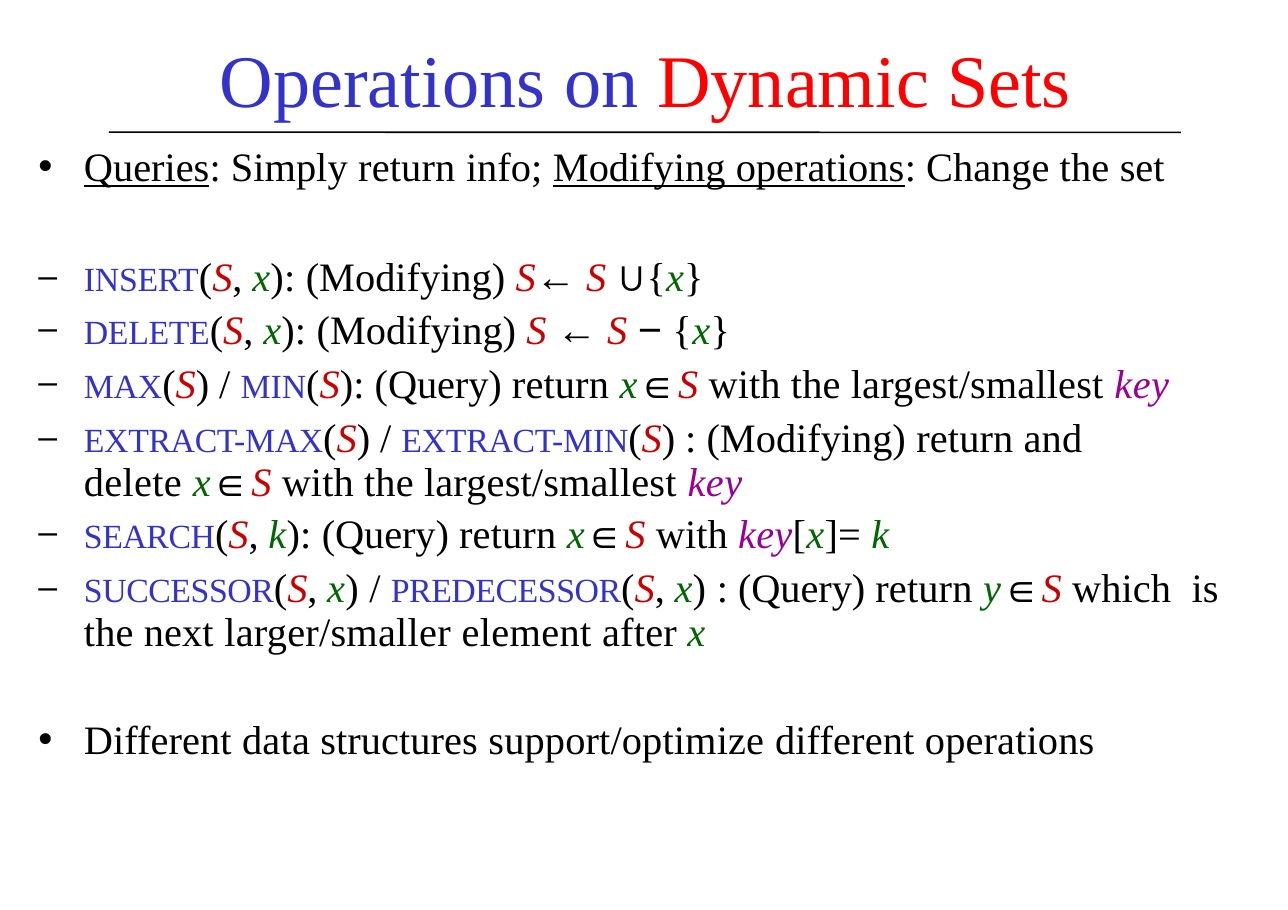
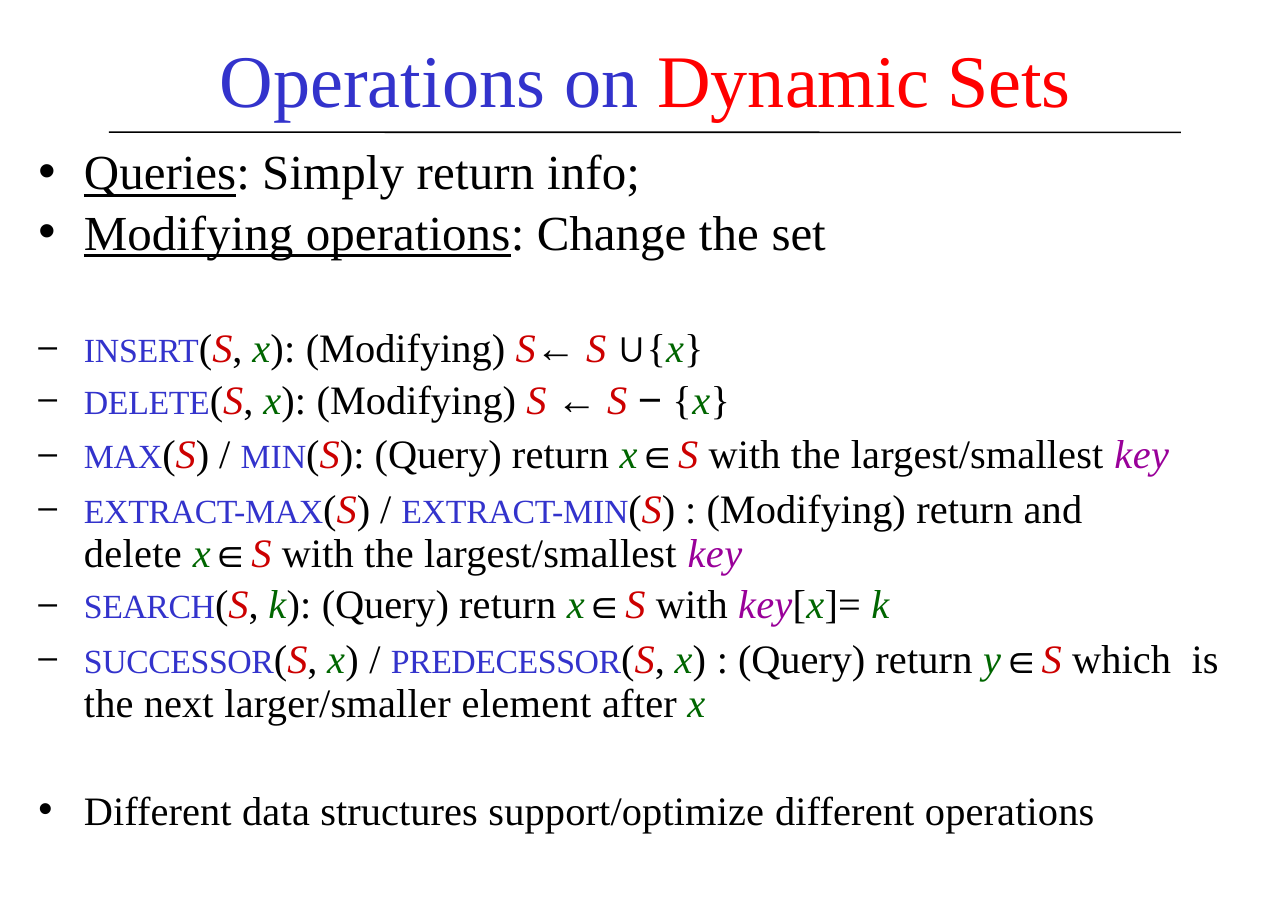
Before and after one commit to FurkanGozukara/CSE214_2018, a slide deck: slide 51 of Lecture Slides/07-Heapsort.pptx. Drawn at 1288x910 pixels with LibreOffice and Linux fonts; fonts in the diff are those of the drawing. Boxes give left, top, right and bottom in pixels: in the first picture for what was removed or moved away, otherwise in the second. Text is boxed around its words. In the diff, an @@ line names an element or a change of style, - is before the commit and + after.

```diff
--- a/Lecture Slides/07-Heapsort.pptx
+++ b/Lecture Slides/07-Heapsort.pptx
@@ text at (84, 154, 826, 260): text changed; size 26.4 to 32 pt @@
-• Queries: Simply return info; Modifying operations: Change the set
+• Queries: Simply return info;
+• Modifying operations: Change the set
```
Also in this commit, not shown: 5 other slides changed, 52 other files.
